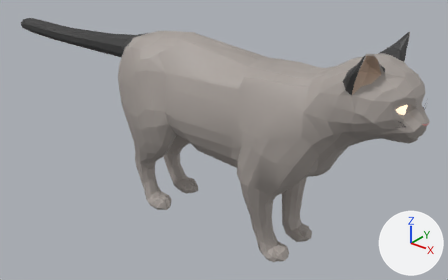
What one commit did to the FBX model GGJ19_project/Assets/Models/Cat.fbx.
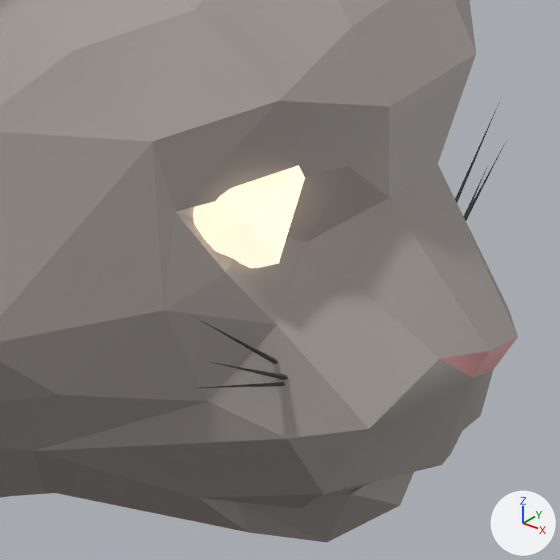
Each version is shown whole from a 50 mm camera at (0.495, -0.642, 0.594) aimed at (-0.038, 0.025, 0.18), then close up on the part from 84% to 97% of the width and 31% to 52% of the height. The lights are fixed; the arrows at lower right show +X, +Y and +Z. Where no turn or scale is listed for an object, it has been applied to the vertices.

Before the edit, the objects in view are built like this:
```python
me_mesh = bpy.data.meshes.new('Mesh')
me_mesh.from_pydata(...)  # 968 vertices, 1447 faces; spans x -0.484..0.277, y -0.072..0.072, z 0.002..0.333
# faces by material slot: [1178, 180, 42, 44, 3]
me_mesh.materials.append(mat_lambert1)  # grey #a9a19c
me_mesh.materials.append(mat_black)  # black #353535
me_mesh.materials.append(mat_lambert3)  # beige #c8b09d
me_mesh.materials.append(mat_surfaceshader1)  # orange #d8a649
me_mesh.materials.append(mat_pink)  # pink #e9a6a6
ob_cat = bpy.data.objects.new('cat', me_mesh)
ob_cat.location = (0.0, 0.0, 0.0562)
```
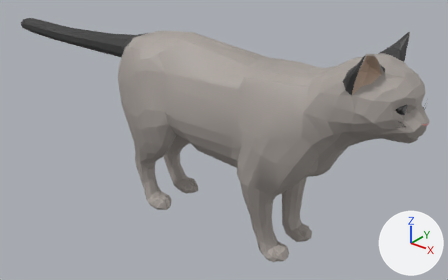
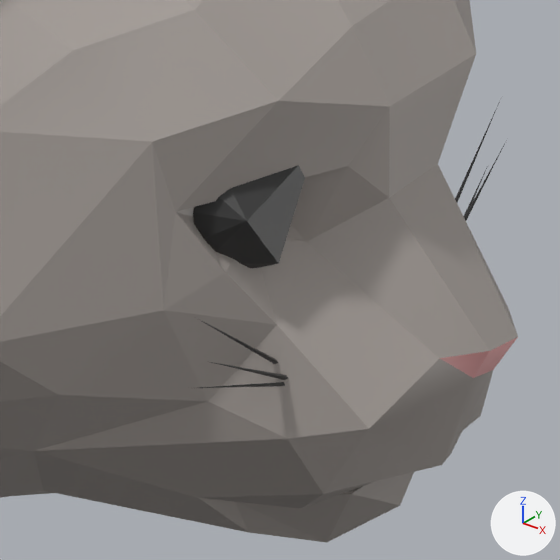
Commit message: Replaced eye material

What the commit changed:
me_mesh has 968 vertices, 1447 faces and spans x -0.484..0.277, y -0.072..0.072, z 0.002..0.333.
me_mesh is used by ob_cat; location (0.0, 0.0, 0.0562).
me_mesh part 1: all 44 faces that had it switch from mat_surfaceshader1 (orange #d8a649) to mat_black (black #353535).

Pixel boxes (x1, y1, x2, y2) of what changed, in the close-ups (560 x 560 px):
part 1 of me_mesh, recoloured (white to grey): (193, 165, 305, 268) in both
